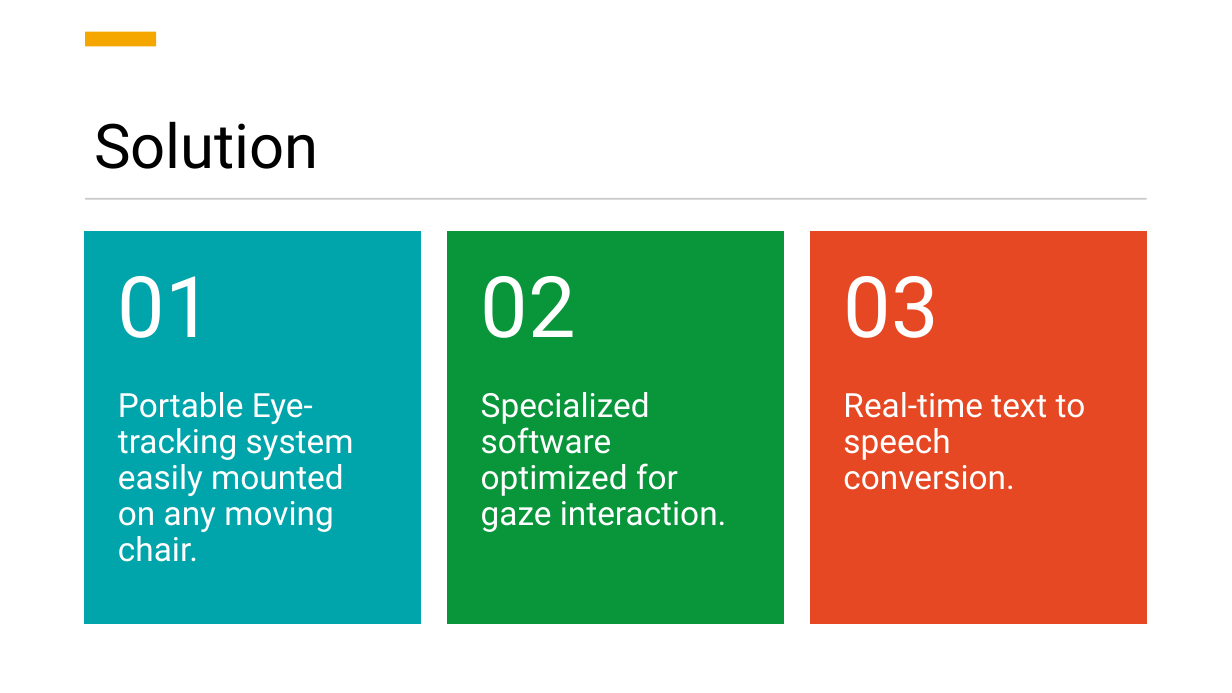
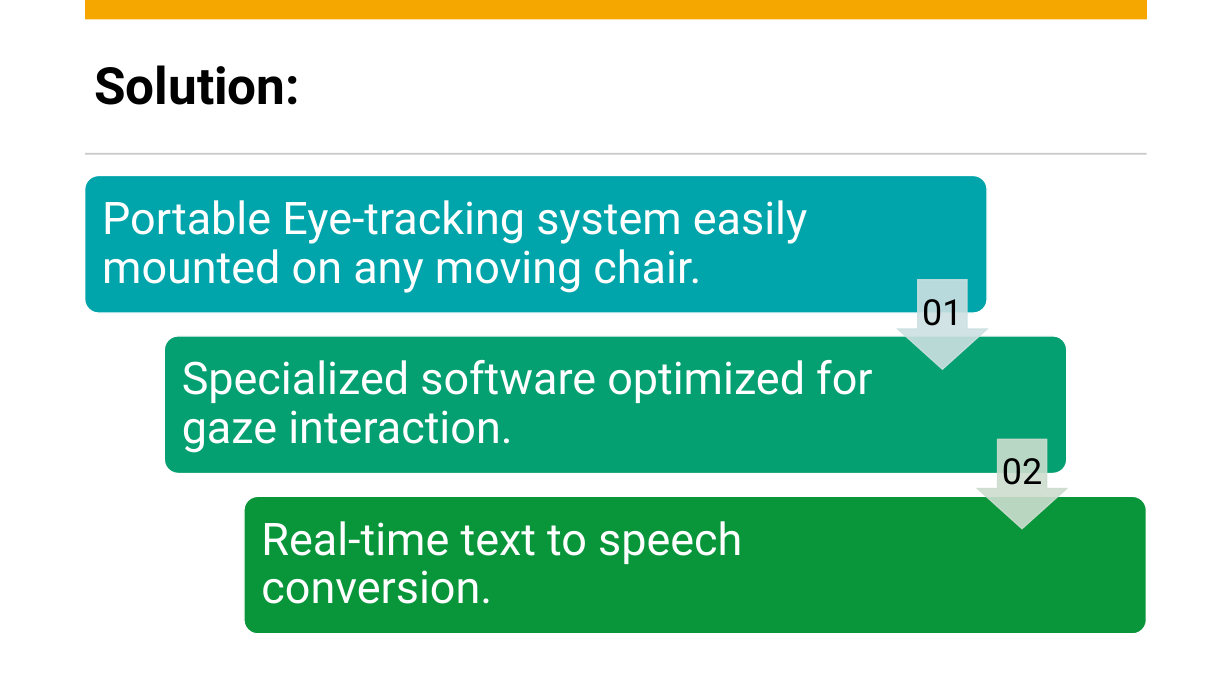
Before and after one commit to BaselMohamed802/EyeTalk, a slide deck: slide 3 of Documentation/Eyetalk Presentation 10-29-2025.pptx. Drawn at 1232x693 pixels with LibreOffice and Linux fonts; fonts in the diff are those of the drawing. Boxes give left, top, right and bottom in pixels: in the first picture for what was removed or moved away, otherwise in the second. Text is boxed around its words. In the diff, an @@ line names an element or a change of style, - is before the commit and + after.

```diff
--- a/Documentation/Eyetalk Presentation 10-29-2025.pptx
+++ b/Documentation/Eyetalk Presentation 10-29-2025.pptx
@@ rectangle added at (85, 0, 1147, 19), fill #F5A700 @@
@@ title "Solution:" at (94, 65, 300, 105): vertical alignment bottom to middle @@
@@ rectangle removed at (85, 32, 157, 47) @@
@@ title at (94, 65, 300, 105): text changed; size 48 to 40 pt; bold on @@
-Solution
+Solution:
@@ rectangle: place and size @@
-rectangle at (85, 198, 1147, 200)
+rectangle at (85, 152, 1147, 154)
@@ size 26 to 35 pt; more space between paragraphs; vertical alignment top to middle in 3 elements at (182, 360, 872, 453), (261, 521, 742, 604), (102, 200, 807, 293) @@
@@ text "Portable Eye-tracking system easily mounted ...": place and size @@
-text "Portable Eye-tracking system easily mounted ..." at (118, 392, 354, 562)
+text "Portable Eye-tracking system easily mounted ..." at (102, 200, 807, 293)
@@ group removed at (85, 232, 1147, 624): 3 rectangles, 1 text @@
-03
@@ text "01": place and size @@
-text "01" at (118, 276, 213, 338)
+text "01" at (922, 299, 962, 326)
@@ text "01" at (922, 299, 962, 326): size 66 to 28 pt, text colour #FFFFFF to #000000; alignment left to centre; less space between paragraphs @@
@@ text "Specialized software optimized for gaze ...": place and size @@
-text "Specialized software optimized for gaze ..." at (481, 392, 727, 532)
+text "Specialized software optimized for gaze ..." at (182, 360, 872, 453)
@@ group added at (85, 176, 1147, 634): 3 rounded rectangles, 2 down arrows @@
@@ text "02" at (1002, 458, 1042, 485): size 66 to 28 pt, text colour #FFFFFF to #000000; alignment left to centre; less space between paragraphs @@
@@ text "02": place and size @@
-text "02" at (481, 276, 576, 338)
+text "02" at (1002, 458, 1042, 485)
@@ text "Real-time text to speech conversion.": place and size @@
-text "Real-time text to speech conversion." at (843, 392, 1086, 490)
+text "Real-time text to speech conversion." at (261, 521, 742, 604)
```
Also in this commit, not shown: 5 other slides changed, 4 slides added, 4 slides removed.
